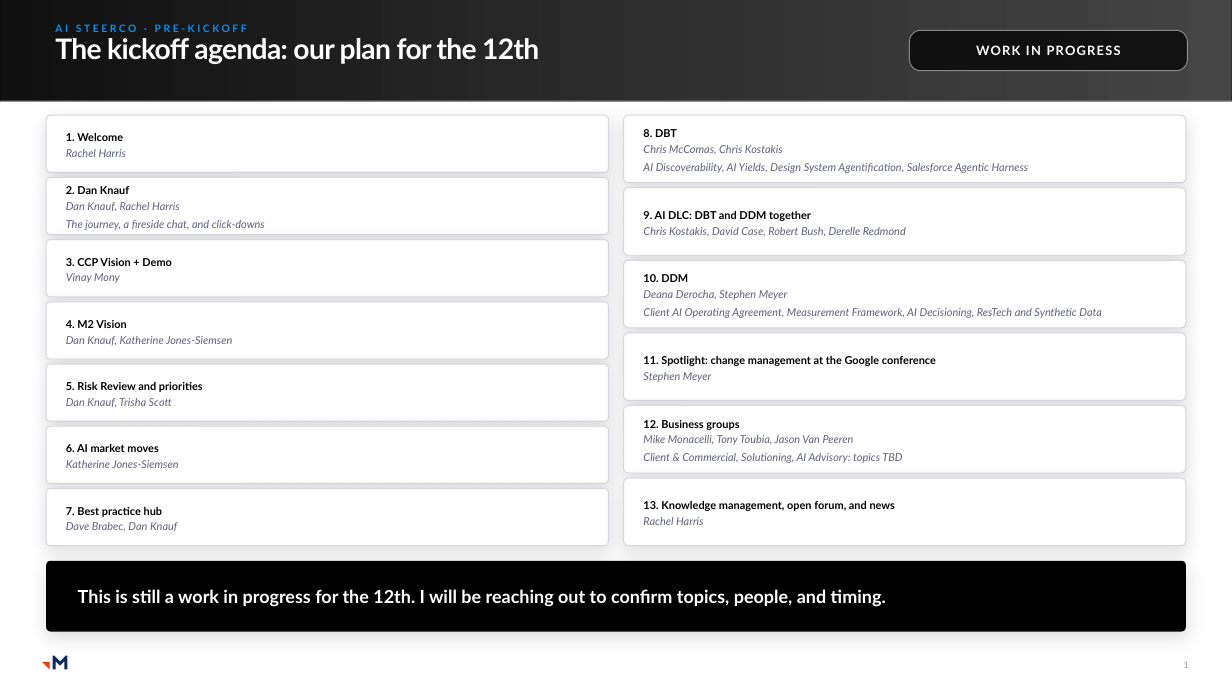
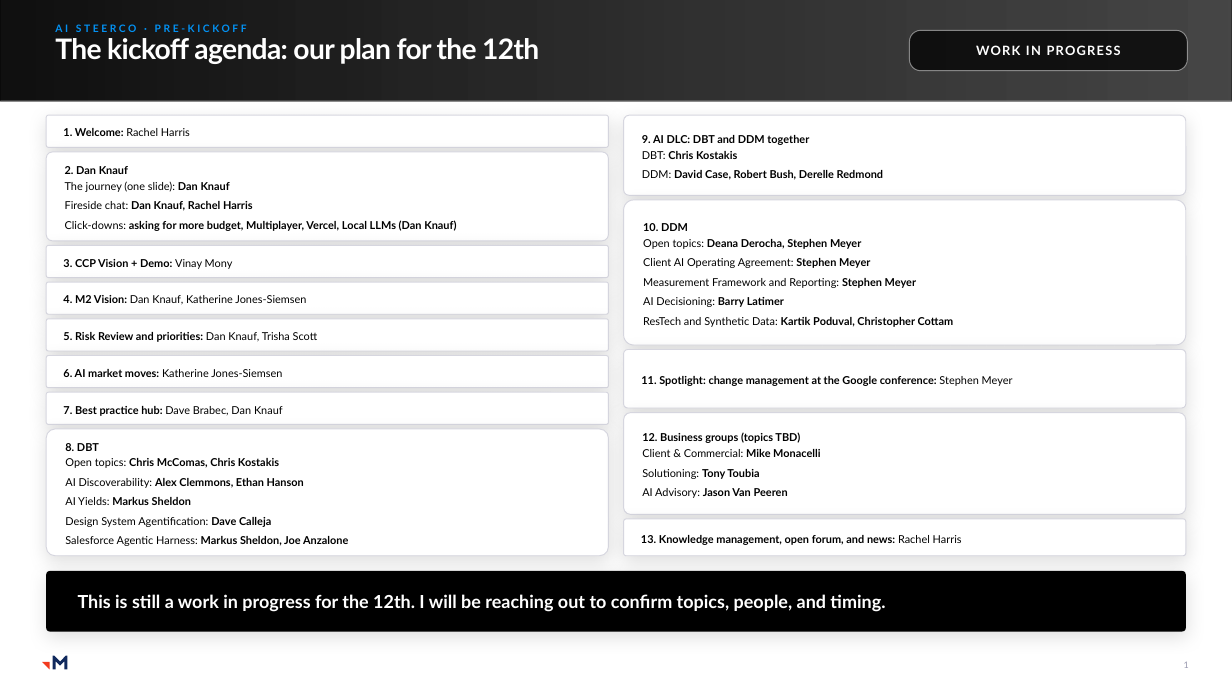
Before and after one commit to RachelHarrisMerkle/BasicMerkle, a slide deck: slide 1 of AI_Steerco_Agenda_slide.pptx. Drawn at 1232x693 pixels with LibreOffice and Linux fonts; fonts in the diff are those of the drawing; grey boxes stand for pictures. Boxes give left, top, right and bottom in pixels: in the first picture for what was removed or moved away, otherwise in the second. Text is boxed around its words. In the diff, an @@ line names an element or a change of style, - is before the commit and + after.

```diff
--- a/AI_Steerco_Agenda_slide.pptx
+++ b/AI_Steerco_Agenda_slide.pptx
@@ rounded rectangle "1. Welcome: Rachel Harris": place and size @@
-rounded rectangle "1. Welcome: Rachel Harris" at (46,116,608,173)
+rounded rectangle "1. Welcome: Rachel Harris" at (46,116,608,148)
@@ rounded rectangle "9. AI DLC: DBT and ...": place and size @@
-rounded rectangle "9. AI DLC: DBT and ..." at (624,188,1186,255)
+rounded rectangle "9. AI DLC: DBT and ..." at (624,116,1186,196)
@@ text in rounded rectangle at (63,128,190,136): text changed; text colour #60607D to #000000; italic off @@
-1. Welcome
-Rachel Harris
+1. Welcome: Rachel Harris
@@ rounded rectangle "2. Dan Knauf": place and size @@
-rounded rectangle "2. Dan Knauf" at (46,177,608,235)
+rounded rectangle "2. Dan Knauf" at (46,152,608,240)
@@ text in rounded rectangle at (642,151,883,180): text changed; text colour #60607D to #000000; bold on; italic off @@
-Chris Kostakis, David Case, Robert Bush, Derelle Redmond
+DBT: Chris Kostakis
+DDM: David Case, Robert Bush, Derelle Redmond
@@ text in rounded rectangle at (65,181,456,231): text changed; text colour #60607D to #000000; bold on; italic off @@
-Dan Knauf, Rachel Harris
-The journey, a fireside chat, and click-downs
+The journey (one slide): Dan Knauf
+Fireside chat: Dan Knauf, Rachel Harris
+Click-downs: asking for more budget, Multiplayer, Vercel, Local LLMs (Dan Knauf)
@@ rounded rectangle "10. DDM": place and size @@
-rounded rectangle "10. DDM" at (624,261,1186,328)
+rounded rectangle "10. DDM" at (624,200,1186,345)
@@ text in rounded rectangle at (643,239,954,327): text changed; text colour #60607D to #000000; italic off @@
-Deana Derocha, Stephen Meyer
-Client AI Operating Agreement, Measurement Framework, AI Decisioning, ResTech and Synthetic Data
+Open topics: Deana Derocha, Stephen Meyer
+Client AI Operating Agreement: Stephen Meyer
+Measurement Framework and Reporting: Stephen Meyer
+AI Decisioning: Barry Latimer
+ResTech and Synthetic Data: Kartik Poduval, Christopher Cottam
@@ rounded rectangle "3. CCP Vision + Demo: ...": place and size @@
-rounded rectangle "3. CCP Vision + Demo: ..." at (46,239,608,297)
+rounded rectangle "3. CCP Vision + Demo: ..." at (46,246,608,278)
@@ text in rounded rectangle at (63,259,233,269): text changed @@
-3. CCP Vision + Demo
-Vinay Mony
+3. CCP Vision + Demo: Vinay Mony
@@ rounded rectangle "4. M2 Vision: Dan Knauf, ...": place and size @@
-rounded rectangle "4. M2 Vision: Dan Knauf, ..." at (46,302,608,360)
+rounded rectangle "4. M2 Vision: Dan Knauf, ..." at (46,282,608,314)
@@ text in rounded rectangle at (63,295,306,305): text changed; text colour #60607D to #000000; italic off @@
-4. M2 Vision
-Dan Knauf, Katherine Jones-Siemsen
+4. M2 Vision: Dan Knauf, Katherine Jones-Siemsen
@@ rounded rectangle "5. Risk Review and priorities: ...": place and size @@
-rounded rectangle "5. Risk Review and priorities: ..." at (46,364,608,421)
+rounded rectangle "5. Risk Review and priorities: ..." at (46,319,608,351)
@@ rounded rectangle "6. AI market moves: Katherine ...": place and size @@
-rounded rectangle "6. AI market moves: Katherine ..." at (46,426,608,483)
+rounded rectangle "6. AI market moves: Katherine ..." at (46,356,608,388)
@@ text in rounded rectangle at (63,332,318,342): text changed @@
-5. Risk Review and priorities
-Dan Knauf, Trisha Scott
+5. Risk Review and priorities: Dan Knauf, Trisha Scott
@@ rounded rectangle "11. Spotlight: change management at ...": place and size @@
-rounded rectangle "11. Spotlight: change management at ..." at (624,333,1186,400)
+rounded rectangle "11. Spotlight: change management at ..." at (624,349,1186,408)
@@ text in rounded rectangle at (63,369,282,377): text changed; text colour #60607D to #000000; italic off @@
-6. AI market moves
-Katherine Jones-Siemsen
+6. AI market moves: Katherine Jones-Siemsen
@@ text in rounded rectangle at (641,376,1013,386): text changed @@
-11. Spotlight: change management at the Google conference
-Stephen Meyer
+11. Spotlight: change management at the Google conference: Stephen Meyer
@@ rounded rectangle "7. Best practice hub: Dave ...": place and size @@
-rounded rectangle "7. Best practice hub: Dave ..." at (46,489,608,546)
+rounded rectangle "7. Best practice hub: Dave ..." at (46,393,608,425)
@@ text in rounded rectangle at (63,406,283,416): text changed; text colour #60607D to #000000; italic off @@
-7. Best practice hub
-Dave Brabec, Dan Knauf
+7. Best practice hub: Dave Brabec, Dan Knauf
@@ rounded rectangle "12. Business groups (topics TBD)": place and size @@
-rounded rectangle "12. Business groups (topics TBD)" at (624,406,1186,473)
+rounded rectangle "12. Business groups (topics TBD)" at (624,413,1186,515)
@@ rounded rectangle "8. DBT": place and size @@
-rounded rectangle "8. DBT" at (624,116,1186,183)
+rounded rectangle "8. DBT" at (46,429,608,555)
@@ text in rounded rectangle at (642,432,820,498): text changed; text colour #60607D to #000000; bold on; italic off @@
-12. Business groups
-Mike Monacelli, Tony Toubia, Jason Van Peeren
-Client & Commercial, Solutioning, AI Advisory: topics TBD
+12. Business groups (topics TBD)
+Client & Commercial: Mike Monacelli
+Solutioning: Tony Toubia
+AI Advisory: Jason Van Peeren
@@ text in rounded rectangle at (65,458,348,546): text changed; text colour #60607D to #000000; bold on; italic off @@
-Chris McComas, Chris Kostakis
-AI Discoverability, AI Yields, Design System Agentification, Salesforce Agentic Harness
+Open topics: Chris McComas, Chris Kostakis
+AI Discoverability: Alex Clemmons, Ethan Hanson
+AI Yields: Markus Sheldon
+Design System Agentification: Dave Calleja
+Salesforce Agentic Harness: Markus Sheldon, Joe Anzalone
@@ rounded rectangle "13. Knowledge management, open forum, ...": place and size @@
-rounded rectangle "13. Knowledge management, open forum, ..." at (624,478,1186,545)
+rounded rectangle "13. Knowledge management, open forum, ..." at (624,519,1186,556)
@@ text in rounded rectangle at (641,535,962,545): text changed @@
-13. Knowledge management, open forum, and news
-Rachel Harris
+13. Knowledge management, open forum, and news: Rachel Harris
@@ rounded rectangle "This is still a work ...": place and size @@
-rounded rectangle "This is still a work ..." at (46,561,1186,632)
+rounded rectangle "This is still a work ..." at (46,571,1186,632)
```
